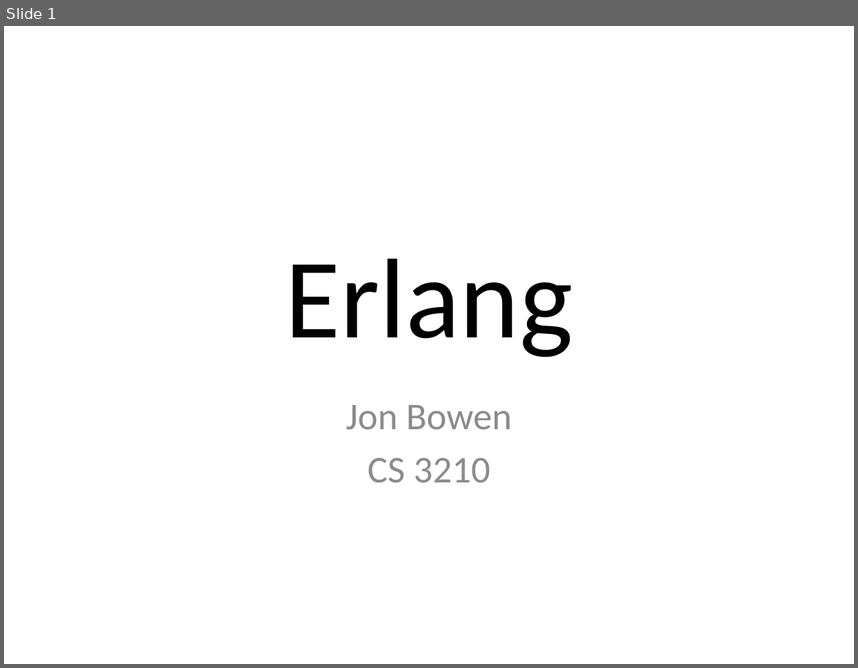
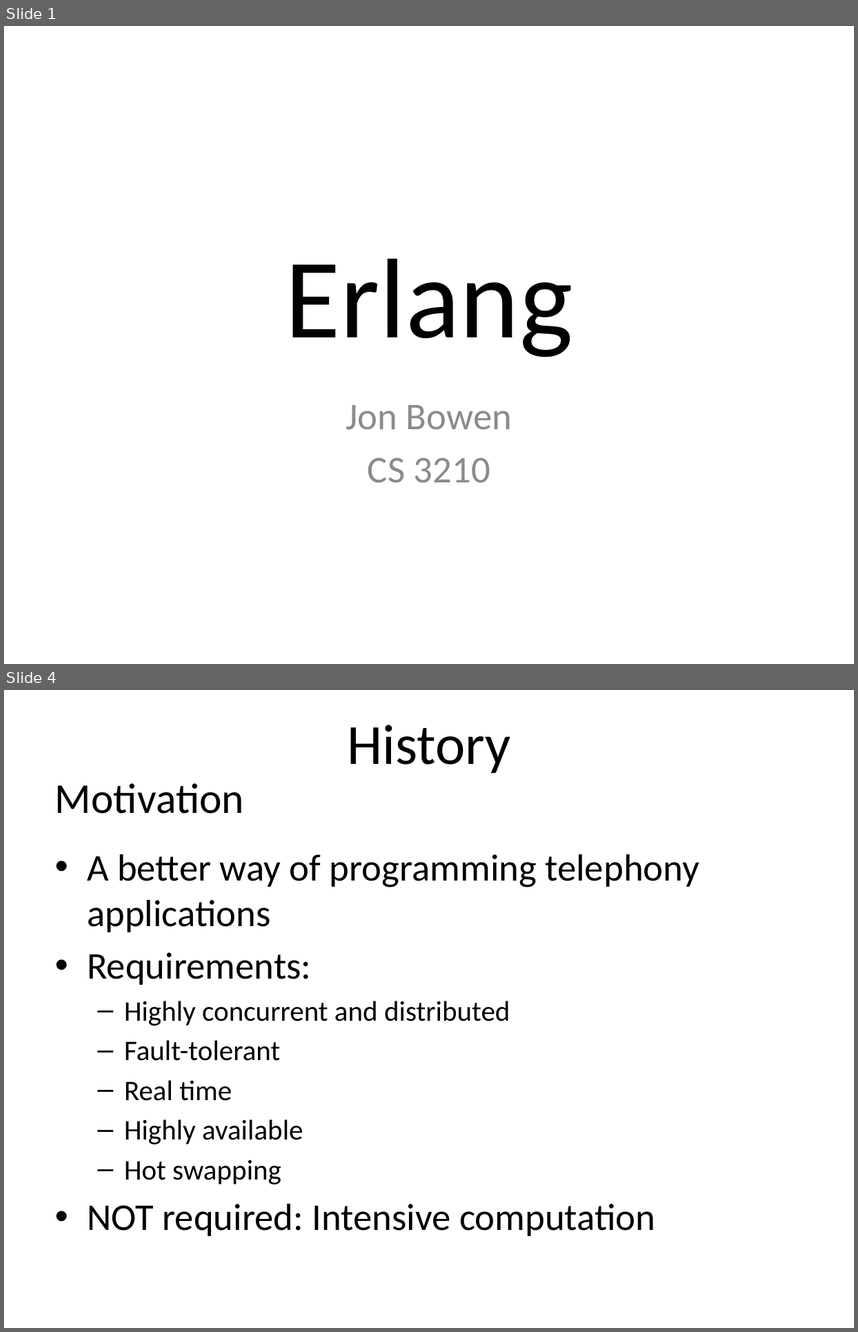
Before and after one commit to rmorgan1711/cs3210, a slide deck: teamProj/slides.pptx. Shown one above the other, each under a label of ours: slide 1 before the commit, slides 1 and 4 after it; the slides between them are not shown. The pictures are 858x668 and 858x1332 pixels, drawn with LibreOffice and Linux fonts; fonts in the diff are those of the drawing. Boxes give left, top, right and bottom in pixels: in the first picture for what was removed or moved away, otherwise in the second. Text is boxed around its words. In the diff, an @@ line names an element or a change of style, - is before the commit and + after.

```diff
--- a/teamProj/slides.pptx
+++ b/teamProj/slides.pptx
@@ slide 4 added at [4,690,854,1328], background #FFFFFF @@
@@ title added at [347,724,510,773], 48 pt, text #000000 @@
+History
@@ text added at [55,783,244,814], 36 pt, text #000000 @@
+Motivation
@@ text added at [87,854,700,1236], 32 pt, text #000000 @@
+• A better way of programming telephony applications
+• Requirements:
+  – Highly concurrent and distributed
+  – Fault-tolerant
+  – Real time
+  – Highly available
+  – Hot swapping
+• NOT required: Intensive computation
```
Also in this commit, not shown: 7 other slides added, 1 slide removed, 1 other file.
